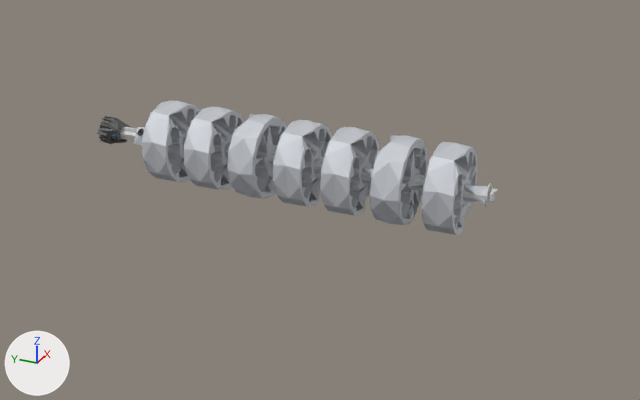
One commit to the glTF model web/models/starterbot/gecko.glb: the scene before it, then after it.
The view is the same before and after, from a 50 mm lens placed at (-8.95, -7.96, 11.02), pointed at (7.18, -0.7, 2.95). Arrows for +X, +Y and +Z are at lower left; the lights stay in place. The first picture is the older version.

The first picture shows 'gecko_0', 'gecko_1', 'gecko_2', 'gecko_3', 'gecko_5', 'gecko_6'.
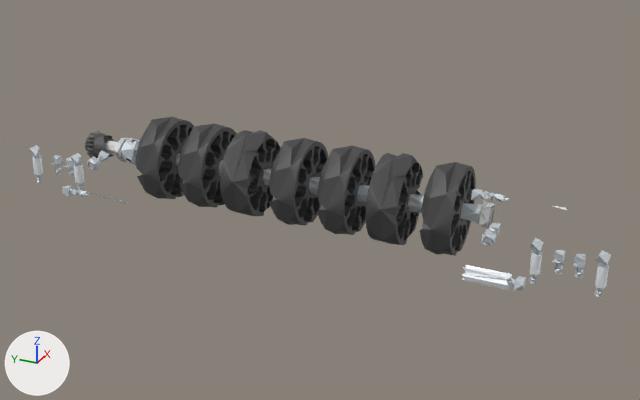
Changed parts and their boxes [x1, y1, x2, y2] in the pictures (640 x 400 px):
'gecko_0', recoloured, reshaped
    before: [142, 100, 477, 235]
    after: [136, 117, 476, 256]
'gecko_1', recoloured, reshaped (mostly hidden before)
    before: [110, 129, 144, 141]
    after: [29, 138, 611, 297]
'gecko_3', recoloured, reshaped (52% wider, 77% taller)
    before: [119, 127, 498, 203]
    after: [32, 155, 609, 290]
'gecko_4', recoloured, surface changed, reshaped (not visible before)
    after: [104, 138, 495, 228]
'gecko_2', recoloured, reshaped (mostly hidden)
    before: [134, 127, 488, 204]
    after: [112, 139, 465, 220]
'gecko_5', recoloured, surface changed, reshaped (not visible afterwards)
    before: [97, 116, 130, 144]
'gecko_6', recoloured, surface changed, reshaped
    before: [485, 183, 493, 207]
    after: [85, 130, 114, 158]
part 1 of me_gecko_0, rebuilt
    before: [422, 142, 477, 235]
    after: [420, 162, 476, 256]
part 2 of me_gecko_0, rebuilt
    before: [142, 100, 201, 182]
    after: [136, 117, 194, 199]
part 3 of me_gecko_0, rebuilt
    before: [370, 135, 427, 225]
    after: [366, 153, 423, 245]
part 4 of me_gecko_0, rebuilt
    before: [320, 127, 379, 216]
    after: [317, 146, 376, 235]
part 5 of me_gecko_0, rebuilt
    before: [273, 120, 332, 207]
    after: [269, 138, 328, 225]
part 6 of me_gecko_0, rebuilt
    before: [227, 114, 287, 199]
    after: [220, 130, 280, 216]
part 7 of me_gecko_0, rebuilt
    before: [184, 107, 245, 190]
    after: [178, 124, 237, 208]
part 8 of me_gecko_1, deleted (mostly hidden)
    before: [110, 129, 144, 141]
part 9 of me_gecko_1, built on
    after: [29, 138, 611, 297]
part 14 of me_gecko_6, added
    after: [85, 130, 114, 158]
part 15 of me_gecko_6, deleted
    before: [485, 183, 493, 207]

Edits to the bpy script that builds the scene:
```text
Change mat_material_0:
    mat_material_0.base_color: (0.588, 0.608, 0.647) -> (0.0784, 0.0784, 0.0784)  # light grey #cacdd2 -> dark grey #4f4f4f
Change mat_material_1:
    mat_material_1.base_color: (0.0431, 0.0431, 0.0431) -> (0.616, 0.667, 0.71)  # dark grey #3b3b3b -> light grey #ced5db
Change mat_material_2:
    mat_material_2.base_color: (0.616, 0.663, 0.706) -> (0.0471, 0.0471, 0.0471)  # light grey #ced5db -> dark grey #3d3d3d
Change mat_material_3:
    mat_material_3.base_color: (0.69, 0.69, 0.69) -> (0.929, 0.965, 1.0)  # light grey #d8d8d8 -> white #f7fbff
Change mat_material_4:
    mat_material_4.base_color: (0.0, 0.137, 0.545) -> (0.694, 0.694, 0.694)  # blue #0067c3 -> light grey #d9d9d9
    mat_material_4.metallic: 0.25 -> 0.3
    mat_material_4.roughness: 0.6 -> 0.55
Change mat_material_5:
    mat_material_5.base_color: (0.102, 0.102, 0.102) -> (0.0, 0.137, 0.545)  # dark grey #5a5a5a -> blue #0067c3
    mat_material_5.metallic: 0.25 -> 0.3
    mat_material_5.roughness: 0.6 -> 0.55
Change mat_material_6:
    mat_material_6.base_color: (0.596, 0.596, 0.596) -> (0.102, 0.102, 0.102)  # light grey #cbcbcb -> dark grey #5a5a5a
    mat_material_6.metallic: 0.25 -> 0.3
    mat_material_6.roughness: 0.6 -> 0.55
Change me_gecko_0:
    remove me_gecko_0.from_pydata(...)  # 5642 vertices, 11627 faces; spans x 6.41..8.29, y -3.9..3.4, z 2.73..4.59
    add me_gecko_0.from_pydata(...)  # 12852 vertices, 25984 faces; spans x 5.88..7.77, y -4.02..3.28, z 2.53..4.42
    me_gecko_0 part 1: the loose piece of 806 vertices spanning x 6.45..8.29, y -3.9..-3.22, z 2.73..4.59 is rebuilt with 1836 vertices and now spans x 5.88..7.77, y -4.02..-3.34, z 2.53..4.42
    me_gecko_0 part 2: the loose piece of 806 vertices spanning x 6.45..8.29, y 2.72..3.4, z 2.73..4.59 is rebuilt with 1836 vertices and now spans x 5.88..7.77, y 2.6..3.28, z 2.53..4.42
    me_gecko_0 part 3: the loose piece of 806 vertices spanning x 6.41..8.28, y -2.79..-2.11, z 2.74..4.59 is rebuilt with 1836 vertices and now spans x 5.89..7.77, y -2.91..-2.23, z 2.53..4.42
    me_gecko_0 part 4: the loose piece of 806 vertices spanning x 6.45..8.29, y -1.69..-1.01, z 2.73..4.59 is rebuilt with 1836 vertices and now spans x 5.88..7.77, y -1.81..-1.13, z 2.53..4.42
    me_gecko_0 part 5: the loose piece of 806 vertices spanning x 6.45..8.29, y -0.59..0.09, z 2.73..4.59 is rebuilt with 1836 vertices and now spans x 5.88..7.77, y -0.71..-0.03, z 2.53..4.42
    me_gecko_0 part 6: the loose piece of 806 vertices spanning x 6.41..8.28, y 0.52..1.2, z 2.74..4.59 is rebuilt with 1836 vertices and now spans x 5.89..7.77, y 0.39..1.07, z 2.53..4.42
    me_gecko_0 part 7: the loose piece of 806 vertices spanning x 6.45..8.29, y 1.61..2.29, z 2.73..4.59 is rebuilt with 1836 vertices and now spans x 5.88..7.77, y 1.5..2.18, z 2.53..4.42
Change me_gecko_1:
    remove me_gecko_1.from_pydata(...)  # 135 vertices, 187 faces; spans x 7.072..7.654, y 3.463..4.752, z 3.421..3.961
    add me_gecko_1.from_pydata(...)  # 893 vertices, 1652 faces; spans x 5.904..7.169, y -6.892..6.916, z 2.226..4.149
    me_gecko_1 part 8: 6 loose pieces with 111 vertices, spanning x 7.072..7.654, y 3.463..4.752, z 3.421..3.961, are deleted
    me_gecko_1 part 9: 24 vertices removed from x 7.145..7.569, y 3.528..4.673, z 3.508..3.884; 893 vertices added at x 5.904..7.169, y -6.892..6.916, z 2.226..4.149
Change me_gecko_2:
    remove me_gecko_2.from_pydata(...)  # 92 vertices, 158 faces; spans x 7.06..7.63, y -4.35..4.05, z 3.38..3.93
    add me_gecko_2.from_pydata(...)  # 1266 vertices, 2508 faces; spans x 6.59..7.09, y -3.99..4.77, z 3.2..3.74
    me_gecko_2 part 10: 92 vertices removed from x 7.06..7.63, y -4.35..4.05, z 3.38..3.93; 1266 vertices added at x 6.59..7.09, y -3.99..4.77, z 3.2..3.74
Change me_gecko_3:
    remove me_gecko_3.from_pydata(...)  # 101 vertices, 198 faces; spans x 7.21..7.52, y -4.51..4.95, z 3.49..3.82
    add me_gecko_3.from_pydata(...)  # 342 vertices, 660 faces; spans x 5.98..6.89, y -6.89..6.87, z 2.35..4.08
    me_gecko_3 part 11: 101 vertices removed from x 7.21..7.52, y -4.51..4.95, z 3.49..3.82; 342 vertices added at x 5.98..6.89, y -6.89..6.87, z 2.35..4.08
Change me_gecko_4:
    remove me_gecko_4.from_pydata(...)  # 112 vertices, 200 faces; spans x 7.092..7.585, y 3.452..4.681, z 3.428..3.903
    add me_gecko_4.from_pydata(...)  # 145 vertices, 248 faces; spans x 6.492..7.145, y -4.584..4.956, z 3.162..3.783
    me_gecko_4 part 12: the whole mesh is rebuilt
Change me_gecko_5:
    remove me_gecko_5.from_pydata(...)  # 96 vertices, 191 faces; spans x 7.01..7.688, y 4.488..5.039, z 3.343..4.021
    add me_gecko_5.from_pydata(...)  # 70 vertices, 116 faces; spans x 6.643..7.094, y 3.333..4.692, z 3.219..3.731
    me_gecko_5 part 13: 96 vertices removed from x 7.01..7.688, y 4.488..5.039, z 3.343..4.021; 22 vertices added at x 6.732..7.094, y 4.572..4.692, z 3.219..3.583
    other edits to the shape of me_gecko_5 do not show in these pictures
Change me_gecko_6:
    remove me_gecko_6.from_pydata(...)  # 102 vertices, 200 faces; spans x 7.119..7.605, y -4.37..-4.343, z 3.461..3.911
    add me_gecko_6.from_pydata(...)  # 205 vertices, 414 faces; spans x 6.483..7.164, y 4.516..5.056, z 3.143..3.808
    me_gecko_6 part 14: 205 vertices added at x 6.483..7.164, y 4.516..5.056, z 3.143..3.808
    me_gecko_6 part 15: 102 vertices removed from x 7.119..7.605, y -4.37..-4.343, z 3.461..3.911
```
